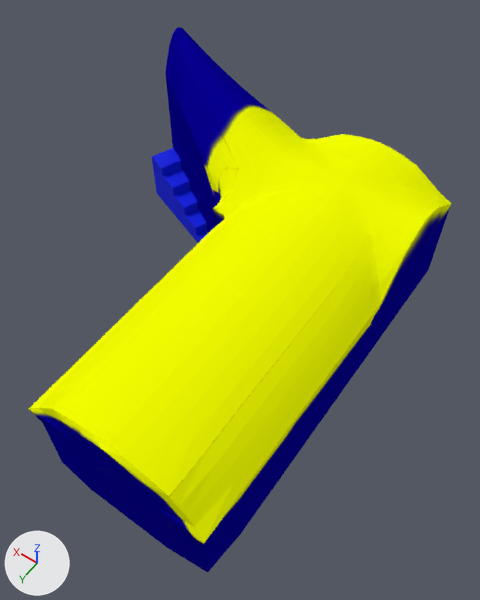
Two versions of the Blender file File di blender/Massimo/struttura muraria.blend, one commit apart.
Camera for both pictures: a 50 mm lens placed at (-1.92, 8.98, 9.83), pointed at (2.04, 3.43, 1.11). The lights are fixed; the arrows at lower left show +X, +Y and +Z.

The first picture shows 'Muri', 'Scala'.
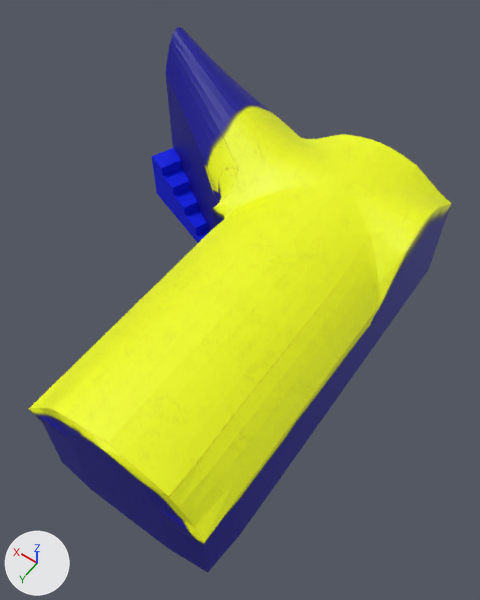
Patch to the scene script:
```diff
--- a/File di blender/Massimo/struttura muraria.blend.py
+++ b/File di blender/Massimo/struttura muraria.blend.py
@@ img_bianco_marmorat_diffuce_jpg @@
+img_bianco_marmorat_diffuce_jpg = load_image('bianco marmorat_diffuce.jpg', 'Texture/Calce/bianco marmorat_diffuce.jpg', 1000, 1000, 'Non-Color')
@@ mat_muri @@
 mat_muri = bpy.data.materials.new('Muri')
-# nodes: BsdfDiffuse, OutputMaterial, TexImage, UVMap
+# nodes: BsdfPrincipled, Bump, Mapping, Mix, OutputMaterial, TexImage x3, UVMap, ValToRGB
+# colours: black #000000, white #ffffff
+# uses the picture img_bianco_marmorat_diffuce_jpg
 # uses the picture img_muratura_e_pavimento
```

Location of each change, (x1, y1, x2, y2) in pixels of the pictures (480 x 600 px):
'Muri', surface changed
    both: (29, 27, 451, 572)
